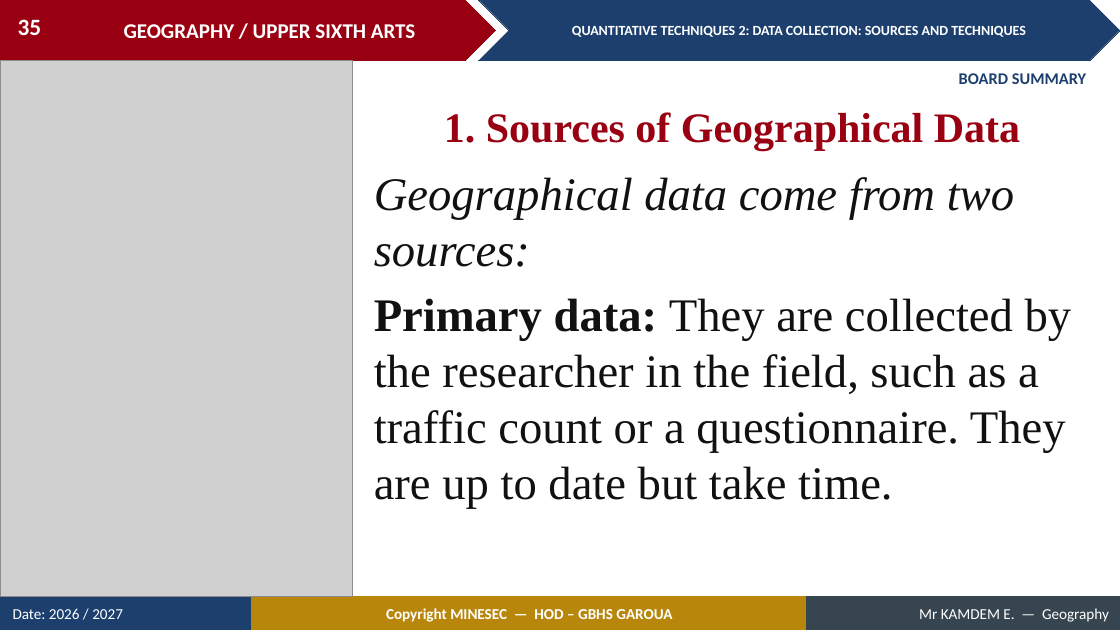
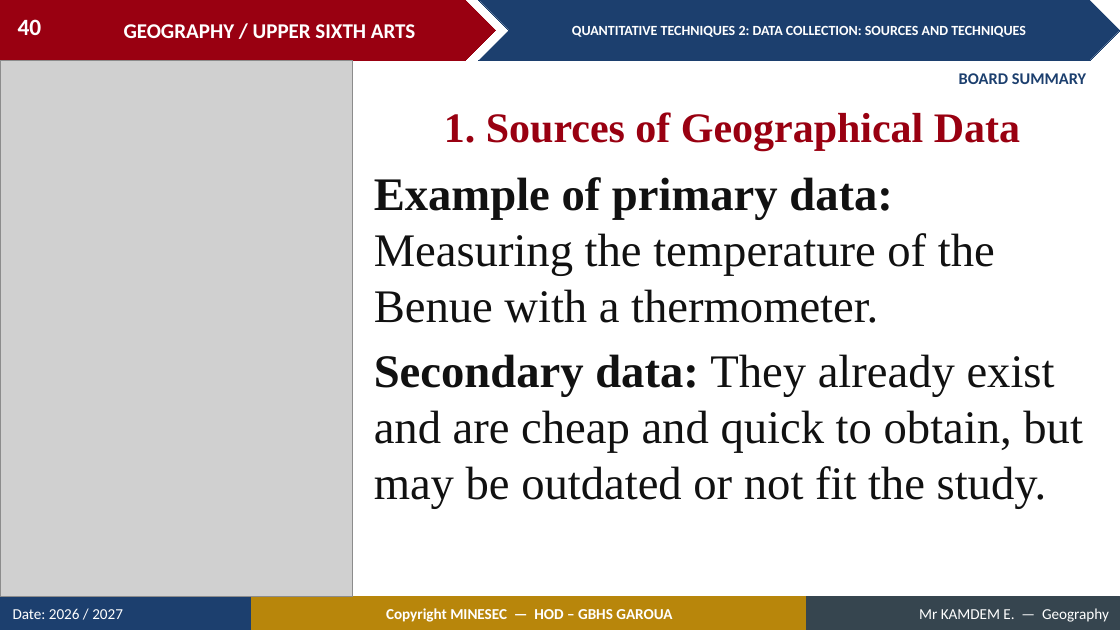
Before and after one commit to Berthautk/linea-github, a slide deck: slide 40 of lecons/USA/Practical Geography/11_USA_PRA_QT02_Data_Collection_Sources_and_Techniques.pptx (slide 35 before the commit). Drawn at 1120x630 pixels with LibreOffice and Linux fonts; fonts in the diff are those of the drawing; grey boxes stand for pictures. Boxes give left, top, right and bottom in pixels: in the first picture for what was removed or moved away, otherwise in the second. Text is boxed around its words. In the diff, an @@ line names an element or a change of style, - is before the commit and + after.

```diff
--- a/lecons/USA/Practical Geography/11_USA_PRA_QT02_Data_Collection_Sources_and_Techniques.pptx
+++ b/lecons/USA/Practical Geography/11_USA_PRA_QT02_Data_Collection_Sources_and_Techniques.pptx
@@ page number at (18,19,42,35): text changed @@
-35
+40
@@ text at (374,177,1083,509): text changed @@
-Geographical data come from two sources:
-Primary data: They are collected by the researcher in the field, such as a traffic count or a questionnaire. They are up to date but take time.
+Example of primary data: Measuring the temperature of the Benue with a thermometer.
+Secondary data: They already exist and are cheap and quick to obtain, but may be outdated or not fit the study.
```
Also in this commit, not shown: 43 other slides changed, 14 slides added, 7 slides removed, 55 other files.
